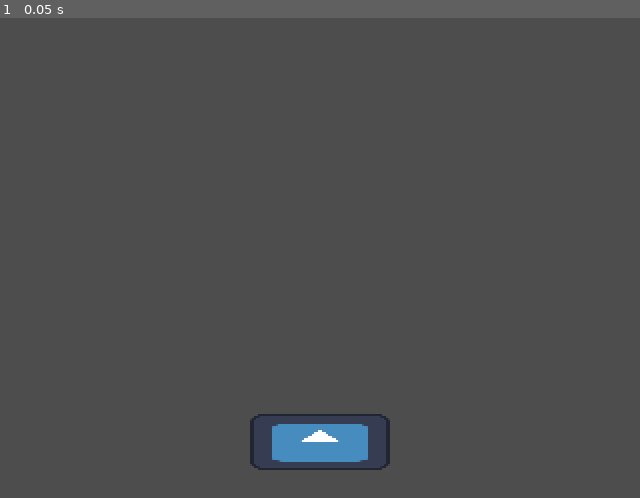
Above: before the commit, frame 1.
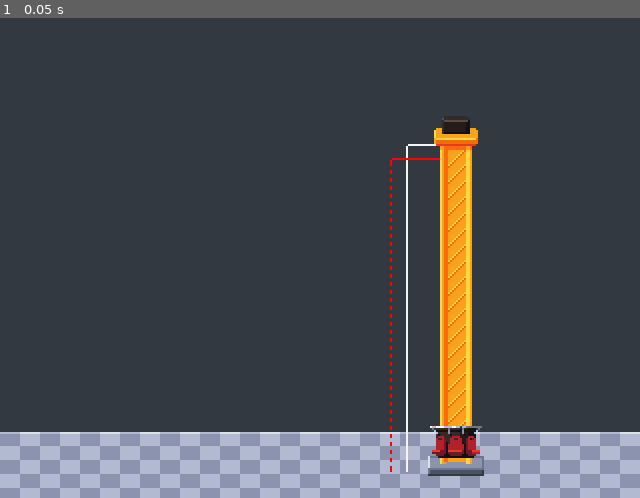
Above: after the commit, the same moment.

Repository: mattismoel/jam-project
Game: Godot game, scene res://scene/level/test_level.tscn
Same seed, same stepped clock (60 frames per second), same inputs: the game is played once before the commit and once after it. The project has no main scene, so this scene is started directly. The engine's default icon, where the game draws it, is replaced by a stand-in: a white triangle on a blue panel in a dark square.
Inputs:
- Up to frame 1 (0.05 s): no input

The runs differ from the first frame. In frame 1, 99% of the frame differs, in the area x 0-100%, y 0-100%.

Commit message:
implement visuals for setting tower height and desired height, and update test tower art

Diff:
--- /dev/null
+++ b/data/tower/test_tower.tres
@@ -0,0 +1,22 @@
+[gd_resource type="Resource" script_class="TowerVisualData" load_steps=6 format=3 uid="uid://dwl8dbd6jg1dm"]
+
+[ext_resource type="Script" path="res://script/tower_visual_data.gd" id="1_0q2p8"]
+[ext_resource type="Texture2D" uid="uid://becxrpbkitoq0" path="res://asset/tower/test-tower/test-tower.png" id="1_d176k"]
+
+[sub_resource type="AtlasTexture" id="AtlasTexture_ybj2n"]
+atlas = ExtResource("1_d176k")
+region = Rect2(0, 32, 48, 16)
+
+[sub_resource type="AtlasTexture" id="AtlasTexture_agn72"]
+atlas = ExtResource("1_d176k")
+region = Rect2(16, 16, 16, 16)
+
+[sub_resource type="AtlasTexture" id="AtlasTexture_d8hf2"]
+atlas = ExtResource("1_d176k")
+region = Rect2(0, 0, 48, 16)
+
+[resource]
+script = ExtResource("1_0q2p8")
+top_texture = SubResource("AtlasTexture_d8hf2")
+main_texture = SubResource("AtlasTexture_agn72")
+bottom_texture = SubResource("AtlasTexture_ybj2n")
--- a/scene/gondola/test_gondola.tscn
+++ b/scene/gondola/test_gondola.tscn
@@ -1,7 +1,7 @@
 [gd_scene load_steps=3 format=3 uid="uid://bx66pk1a3t3bo"]
 
 [ext_resource type="Script" path="res://scene/gondola/test_gondola.gd" id="1_reu4w"]
-[ext_resource type="Texture2D" uid="uid://bj5mmngnvd1s5" path="res://icon.svg" id="2_65s11"]
+[ext_resource type="Texture2D" uid="uid://cq4x4416ve46q" path="res://asset/tower/test-tower/gondola.png" id="2_76f34"]
 
 [node name="TestGondola" type="Node2D"]
 script = ExtResource("1_reu4w")
@@ -9,5 +9,4 @@
 max_seats = null
 
 [node name="Sprite2D" type="Sprite2D" parent="."]
-scale = Vector2(0.546875, 0.21875)
-texture = ExtResource("2_65s11")
+texture = ExtResource("2_76f34")
--- a/scene/level/test_level.tscn
+++ b/scene/level/test_level.tscn
@@ -1,14 +1,15 @@
-[gd_scene load_steps=4 format=3 uid="uid://5o1j2pyr513q"]
+[gd_scene load_steps=5 format=3 uid="uid://5o1j2pyr513q"]
 
 [ext_resource type="PackedScene" uid="uid://do0fo4pradjea" path="res://scene/tower/test_tower.tscn" id="1_f7t71"]
+[ext_resource type="Texture2D" uid="uid://cg2ualoxer1lb" path="res://asset/tower/test-tower/background.png" id="1_k0tjo"]
 [ext_resource type="Script" path="res://scene/minigame/test_minigame.gd" id="2_fceht"]
 [ext_resource type="Script" path="res://script/score_manager.gd" id="3_6lw1i"]
 
 [node name="TestLevel" type="Node2D"]
 
-[node name="TestTower" parent="." node_paths=PackedStringArray("minigame") instance=ExtResource("1_f7t71")]
-position = Vector2(160, 212)
-minigame = NodePath("../Minigame")
+[node name="Background" type="Sprite2D" parent="."]
+texture = ExtResource("1_k0tjo")
+centered = false
 
 [node name="Minigame" type="Node" parent="."]
 script = ExtResource("2_fceht")
@@ -16,3 +17,7 @@
 [node name="ScoreManager" type="Node" parent="." node_paths=PackedStringArray("tower")]
 script = ExtResource("3_6lw1i")
 tower = NodePath("../TestTower")
+
+[node name="TestTower" parent="." node_paths=PackedStringArray("minigame") instance=ExtResource("1_f7t71")]
+position = Vector2(228, 227)
+minigame = NodePath("../Minigame")
--- a/scene/tower/test_tower.gd
+++ b/scene/tower/test_tower.gd
@@ -1,3 +1,4 @@
+@tool
 extends Tower
 
 func calculate_popularity_score(passenger_count: int, height: float) -> float:
--- a/scene/tower/test_tower.tres
+++ b/scene/tower/test_tower.tres
@@ -4,5 +4,5 @@
 
 [resource]
 script = ExtResource("1_jxos7")
-height = 100.0
+height = 100
 desired_height = 100.0
--- a/scene/tower/test_tower.tscn
+++ b/scene/tower/test_tower.tscn
@@ -1,20 +1,24 @@
-[gd_scene load_steps=5 format=3 uid="uid://do0fo4pradjea"]
+[gd_scene load_steps=6 format=3 uid="uid://do0fo4pradjea"]
 
 [ext_resource type="Script" path="res://scene/tower/test_tower.gd" id="1_d8fcw"]
-[ext_resource type="Script" path="res://scene/tower/tower_stat.gd" id="2_m0p5w"]
+[ext_resource type="Script" path="res://scene/tower/tower_stat.gd" id="2_siwoy"]
 [ext_resource type="PackedScene" uid="uid://bx66pk1a3t3bo" path="res://scene/gondola/test_gondola.tscn" id="3_6frv3"]
+[ext_resource type="Texture2D" uid="uid://becxrpbkitoq0" path="res://asset/tower/test-tower/test-tower.png" id="4_71aad"]
 
-[sub_resource type="Resource" id="Resource_156w4"]
-script = ExtResource("2_m0p5w")
-height = 502.655
-desired_height = 100.0
+[sub_resource type="Resource" id="Resource_wflm7"]
+script = ExtResource("2_siwoy")
+height = 163
+desired_height = 156
 
 [node name="TestTower" type="Node2D" node_paths=PackedStringArray("gondola")]
 script = ExtResource("1_d8fcw")
-tower_stat = SubResource("Resource_156w4")
+tower_stat = SubResource("Resource_wflm7")
 gondola = NodePath("TestGondola")
 
+[node name="TowerSprite" type="Sprite2D" parent="."]
+position = Vector2(0, -88)
+texture = ExtResource("4_71aad")
+
 [node name="TestGondola" parent="." node_paths=PackedStringArray("tower") instance=ExtResource("3_6frv3")]
-max_height_duration = null
-max_seats = null
+position = Vector2(0, -15)
 tower = NodePath("..")
--- a/scene/tower/tower.gd
+++ b/scene/tower/tower.gd
@@ -15,8 +15,14 @@
 var force: float
 
 func _ready() -> void:
+  tower_stat.changed.connect(queue_redraw)
   minigame.finished.connect(_on_minigame_finished)
   gondola.finished.connect(_on_gondola_ride_finished)
+
+
+func _draw() -> void:
+  _draw_height_markers()
+  pass
 
 
 func calculate_popularity_score(passenger_count: int, height: float) -> float:
@@ -33,3 +39,24 @@
 func _on_gondola_ride_finished(height: float, seats_occupied: int) -> void:
   var popularity_score := calculate_popularity_score(seats_occupied, height)
   finished.emit(popularity_score)
+
+
+func _draw_height_markers() -> void:
+  var spacing := 8
+  var offset := 24
+
+  var anchor := global_position
+
+  # Draws the height bar.
+  print(position)
+  var height_marker_start_pos := global_position - position + Vector2.LEFT * offset
+  var height_marker_end_pos := height_marker_start_pos + Vector2.UP * tower_stat.height
+  print(height_marker_start_pos)
+  draw_line(height_marker_start_pos, height_marker_end_pos, Color.WHITE_SMOKE)
+  draw_line(height_marker_end_pos, height_marker_end_pos + Vector2.RIGHT * offset, Color.WHITE_SMOKE)
+
+  # Draws the desired height bar.
+  var desired_height_marker_start_pos := global_position - position + Vector2.LEFT * (offset + spacing)
+  var desired_height_marker_end_pos := desired_height_marker_start_pos + Vector2.UP * tower_stat.desired_height
+  draw_dashed_line(desired_height_marker_start_pos, desired_height_marker_end_pos, Color.RED)
+  draw_line(desired_height_marker_end_pos, desired_height_marker_end_pos + Vector2.RIGHT * (offset + spacing), Color.RED)
--- a/scene/tower/tower_stat.gd
+++ b/scene/tower/tower_stat.gd
@@ -2,13 +2,13 @@
 class_name TowerStat
 extends Resource
 
-@export_range(0.0, 1000) var height: float = 100.0:
+@export_range(0.0, 1000) var height: int = 100:
   set(_h):
     height = _h
     emit_changed()
 
 
-@export_range(0.0, 1000) var desired_height: float = 100.0:
+@export_range(0.0, 1000) var desired_height: int = 100:
   set(_h):
-    height = min(height, _h)
+    desired_height = min(height, _h)
     emit_changed()
--- /dev/null
+++ b/scene/tower/tower_top.gd
@@ -0,0 +1,2 @@
+class_name TowerTop
+extends Node2D
Binary file added: asset/tower/test-tower/background.png
Not shown, added: asset/tower/test-tower/background.png.import
Binary file added: asset/tower/test-tower/gondola.png
Not shown, added: asset/tower/test-tower/gondola.png.import
Binary file added: asset/tower/test-tower/test-tower.png
Not shown, added: asset/tower/test-tower/test-tower.png.import
Empty file added: scene/game.tscn
